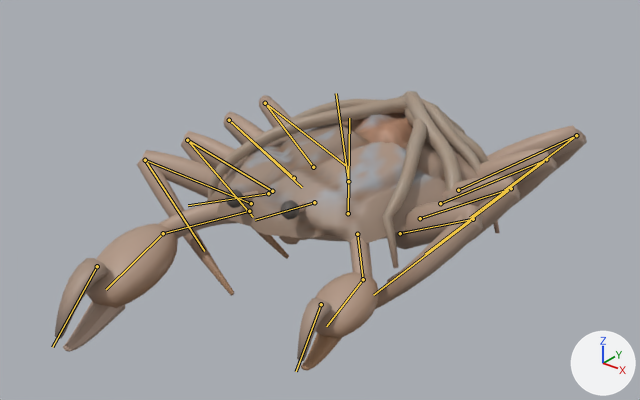
Two versions of the glTF model assets/creatures/root_crab/root_crab.glb, one commit apart.
Both versions are drawn from a 50 mm lens placed at (1.87, -2.51, 1.58), pointed at (0.05, -0.24, 0.17). The axes (+X, +Y, +Z) are drawn at lower right. The lights are the same throughout. The first picture is the older version. Both versions are drawn at frame 34 of the action 'ko'; the numbers are the values there. The bones that bend it are drawn over the model as lines.

The first picture shows 'root_crab'.
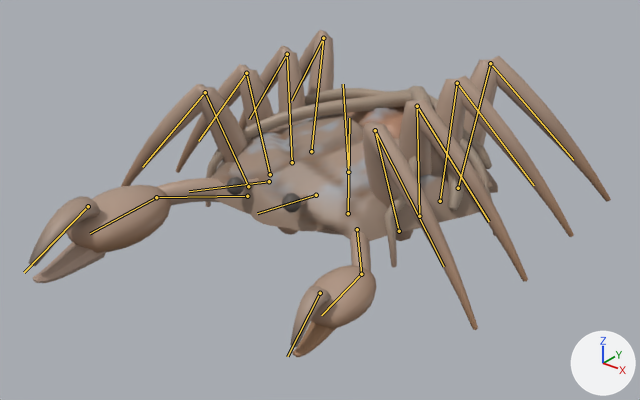
What differs and where, as boxes (x1, y1, x2, y2) in the pictures (640 x 400 px):
'root_crab', posed (9% wider, 17% taller)
    before: (55, 91, 587, 370)
    after: (29, 30, 611, 357)
bone 'body', root to tip
    before: (348, 181) to (336, 93)
    after: (348, 172) to (343, 84)
bone 'leg_l0_a', root to tip
    before: (400, 233) to (473, 219)
    after: (399, 231) to (375, 130)
bone 'leg_l0_b', root to tip
    before: (473, 219) to (373, 295)
    after: (375, 130) to (444, 266)
bone 'leg_l1_a', root to tip
    before: (420, 218) to (511, 188)
    after: (419, 216) to (417, 106)
bone 'leg_l1_b', root to tip
    before: (511, 188) to (425, 254)
    after: (417, 106) to (489, 221)
bone 'leg_l2_a', root to tip
    before: (440, 203) to (546, 159)
    after: (440, 201) to (457, 83)
bone 'leg_l2_b', root to tip
    before: (546, 159) to (470, 217)
    after: (457, 83) to (534, 185)
bone 'leg_l3_a', root to tip
    before: (458, 190) to (576, 135)
    after: (458, 188) to (490, 63)
bone 'leg_l3_b', root to tip
    before: (576, 135) to (504, 190)
    after: (490, 63) to (573, 160)
bone 'leg_r0_a', root to tip
    before: (251, 203) to (145, 160)
    after: (248, 186) to (205, 92)
bone 'leg_r0_b', root to tip
    before: (145, 160) to (204, 251)
    after: (205, 92) to (142, 167)
bone 'leg_r1_a', root to tip
    before: (272, 191) to (187, 140)
    after: (270, 174) to (246, 73)
bone 'leg_r1_b', root to tip
    before: (187, 140) to (253, 217)
    after: (246, 73) to (198, 141)
bone 'leg_r2_a', root to tip
    before: (294, 178) to (229, 120)
    after: (292, 162) to (287, 54)
bone 'leg_r2_b', root to tip
    before: (229, 120) to (302, 187)
    after: (287, 54) to (249, 119)
bone 'leg_r3_a', root to tip
    before: (313, 167) to (265, 103)
    after: (311, 151) to (323, 38)
bone 'leg_r3_b', root to tip
    before: (265, 103) to (346, 166)
    after: (323, 38) to (291, 100)
bone 'crusher_arm', root to tip
    before: (249, 211) to (163, 233)
    after: (247, 196) to (156, 197)
bone 'cutter_arm', root to tip
    before: (357, 234) to (363, 279)
    after: (357, 229) to (361, 274)

The change in detail:
Bone 'body' (bone_body) moves from (0.0, -0.26, 0.0) to (0.0, -0.22, 0.0).
Bone 'body' (bone_body) turns from (3, 0, 8) to (3, 0, 3) degrees about its own x, y and z.
Bone 'leg_l0_a' (bone_leg_l0_a) turns from (-10, -5, -8) to (35, 6, 30) degrees about its own x, y and z.
Bone 'leg_l0_b' (bone_leg_l0_b) turns from (-24, 1, 53) to (-11, -3, 26) degrees about its own x, y and z.
Bone 'leg_l1_a' (bone_leg_l1_a) turns from (-10, -2, -9) to (34, -4, 29) degrees about its own x, y and z.
Bone 'leg_l1_b' (bone_leg_l1_b) turns from (-21, 7, 53) to (-11, 1, 26) degrees about its own x, y and z.
Bone 'leg_l2_a' (bone_leg_l2_a) turns from (-11, 1, -9) to (31, -14, 26) degrees about its own x, y and z.
Bone 'leg_l2_b' (bone_leg_l2_b) turns from (-18, 13, 52) to (-10, 4, 25) degrees about its own x, y and z.
Bone 'leg_l3_a' (bone_leg_l3_a) turns from (-10, 4, -9) to (28, -23, 22) degrees about its own x, y and z.
Bone 'leg_l3_b' (bone_leg_l3_b) turns from (-15, 19, 51) to (-9, 8, 25) degrees about its own x, y and z.
Bone 'leg_r0_a' (bone_leg_r0_a) turns from (-10, 5, 8) to (38, -6, -33) degrees about its own x, y and z.
Bone 'leg_r0_b' (bone_leg_r0_b) turns from (-24, -1, -53) to (-11, 3, -26) degrees about its own x, y and z.
Bone 'leg_r1_a' (bone_leg_r1_a) turns from (-10, 2, 9) to (35, 4, -30) degrees about its own x, y and z.
Bone 'leg_r1_b' (bone_leg_r1_b) turns from (-21, -7, -53) to (-11, -1, -26) degrees about its own x, y and z.
Bone 'leg_r2_a' (bone_leg_r2_a) turns from (-11, -1, 9) to (31, 14, -26) degrees about its own x, y and z.
Bone 'leg_r2_b' (bone_leg_r2_b) turns from (-18, -13, -52) to (-10, -4, -25) degrees about its own x, y and z.
Bone 'leg_r3_a' (bone_leg_r3_a) turns from (-10, -4, 9) to (28, 23, -22) degrees about its own x, y and z.
Bone 'leg_r3_b' (bone_leg_r3_b) turns from (-15, -19, -51) to (-9, -8, -25) degrees about its own x, y and z.
Bone 'crusher_arm' (bone_crusher_arm) turns from (-11, -11, 5) to (0, 0, 0) degrees about its own x, y and z.
Bone 'cutter_arm' (bone_cutter_arm) turns from (-12, 9, -7) to (-8, 7, -4) degrees about its own x, y and z.
